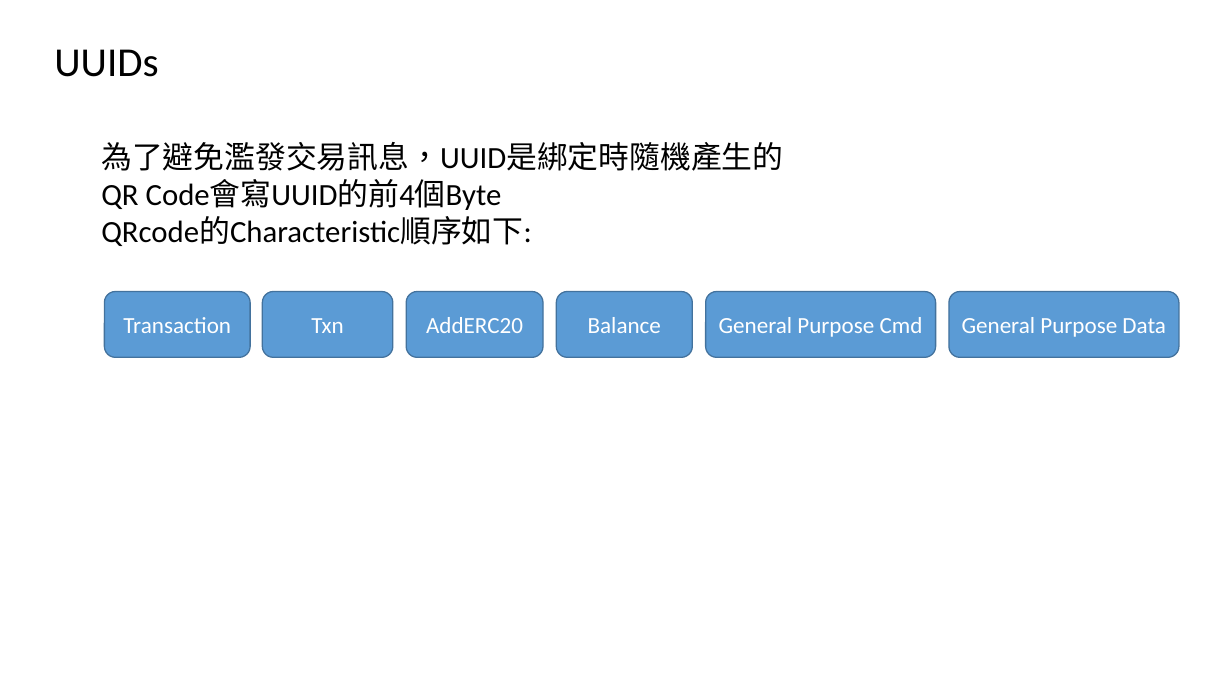
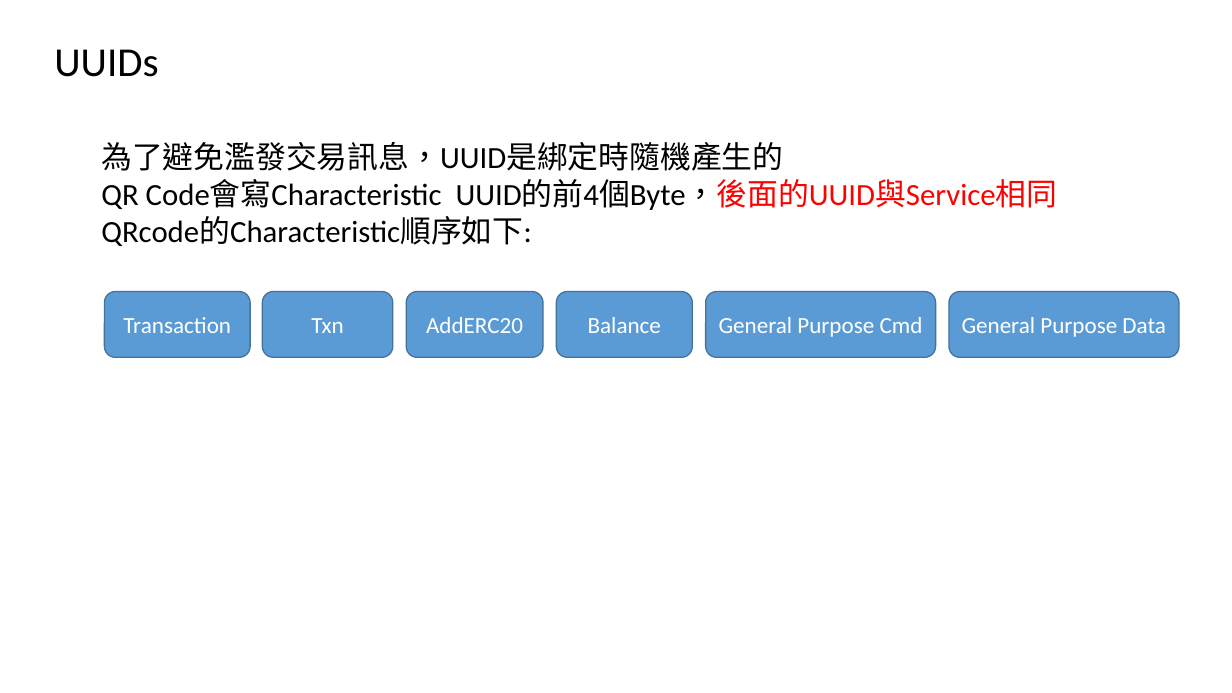
Before and after one commit to will127534/HITCON-Badge-2018, a slide deck: slide 4 of Software/Hitcon Badge BLE explain V1_1.pptx. Drawn at 1232x693 pixels with LibreOffice and Linux fonts; fonts in the diff are those of the drawing. Boxes give left, top, right and bottom in pixels: in the first picture for what was removed or moved away, otherwise in the second. Text is boxed around its words. In the diff, an @@ line names an element or a change of style, - is before the commit and + after.

```diff
--- a/Software/Hitcon Badge BLE explain V1_1.pptx
+++ b/Software/Hitcon Badge BLE explain V1_1.pptx
@@ text at box(101, 179, 1058, 210): text changed @@
-QR Code會寫UUID的前4個Byte
+QR Code會寫Characteristic UUID的前4個Byte，後面的UUID與Service相同
```
Also in this commit, not shown: 5 other slides changed, 9 other files.
